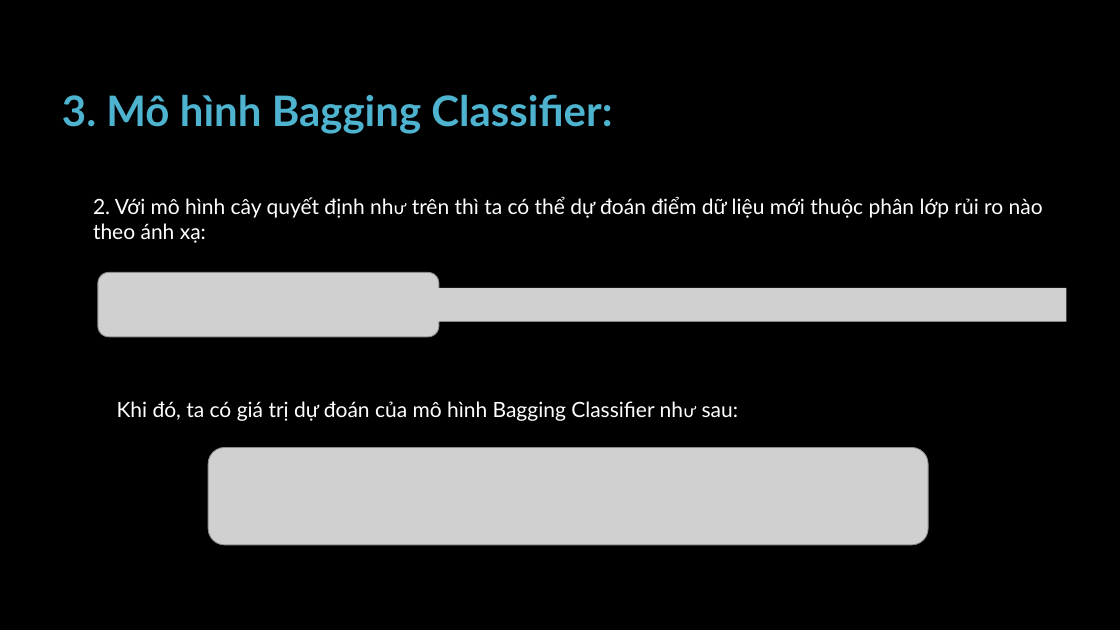
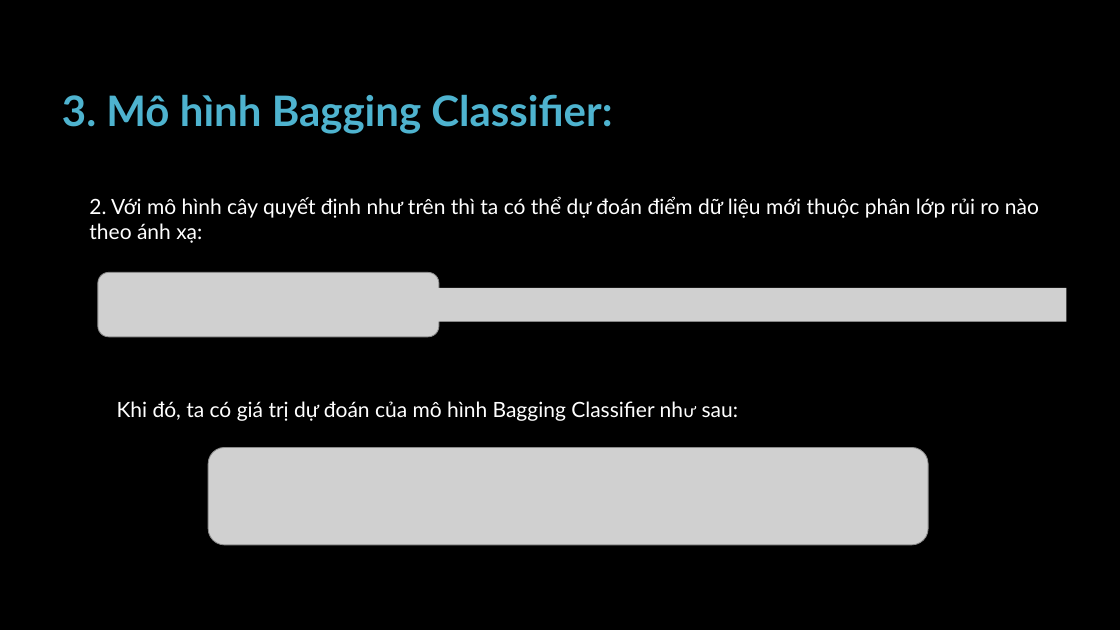
Before and after one commit to pisceskibo/CreditCardApprovalPrediction, a slide deck: slide 31 of references/ApplicationOfEnsembleLearningInBankCreditCardRiskModeling.pptx. Drawn at 1120x630 pixels with LibreOffice and Linux fonts; fonts in the diff are those of the drawing; grey boxes stand for pictures; background and template pictures are left out. Boxes give left, top, right and bottom in pixels: in the first picture for what was removed or moved away, otherwise in the second. Text is boxed around its words. In the diff, an @@ line names an element or a change of style, - is before the commit and + after.

```diff
--- a/references/ApplicationOfEnsembleLearningInBankCreditCardRiskModeling.pptx
+++ b/references/ApplicationOfEnsembleLearningInBankCreditCardRiskModeling.pptx
@@ text "2. Với mô hình cây ..." at (89,196,1039,243): font League Spartan to Lato in "như" @@
```
Also in this commit, not shown: 18 other slides changed, 1 slide added.
